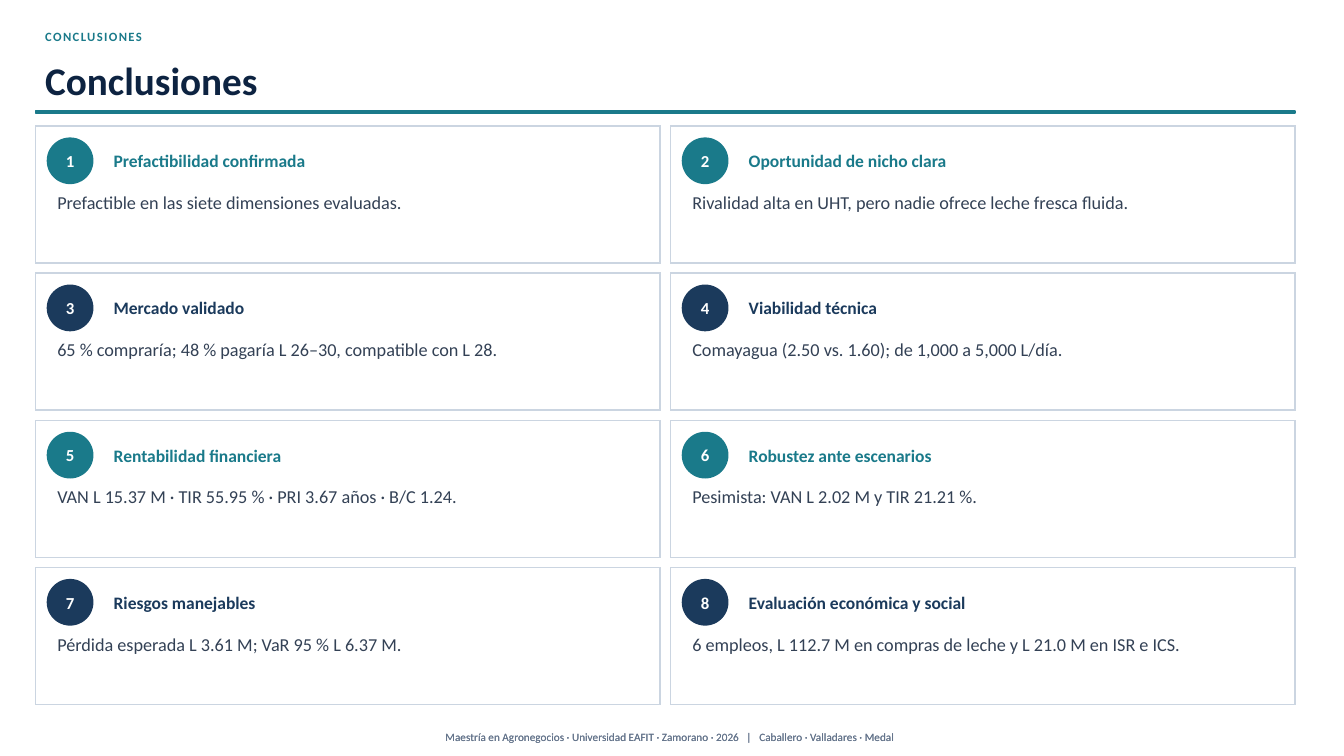
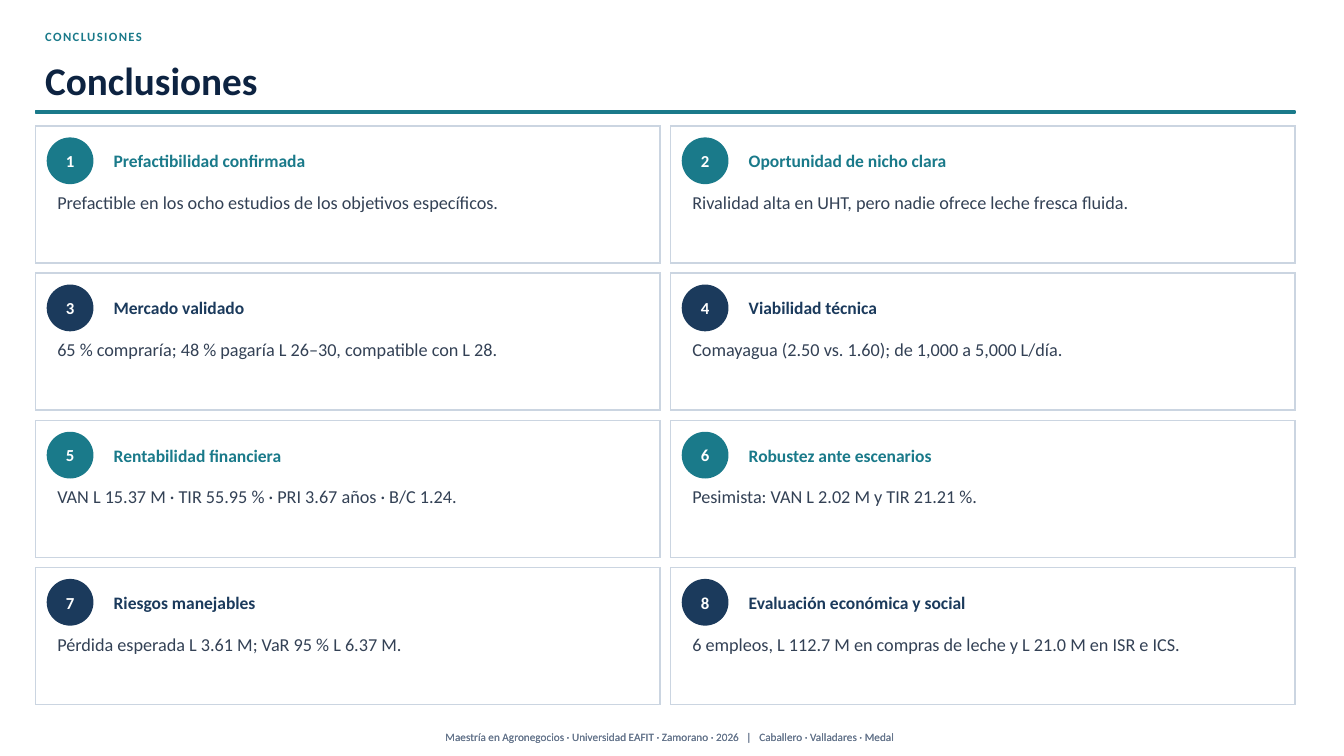
Before and after one commit to modelqdeluxe-ops/ss, a slide deck: slide 32 of Defensa_Tesis_Jaime_Fredy_Horacio_corregida.pptx. Drawn at 1344x756 pixels with LibreOffice and Linux fonts; fonts in the diff are those of the drawing. Boxes give left, top, right and bottom in pixels: in the first picture for what was removed or moved away, otherwise in the second. Text is boxed around its words. In the diff, an @@ line names an element or a change of style, - is before the commit and + after.

```diff
--- a/Defensa_Tesis_Jaime_Fredy_Horacio_corregida.pptx
+++ b/Defensa_Tesis_Jaime_Fredy_Horacio_corregida.pptx
@@ text at (57,196,498,212): text changed @@
-Prefactible en las siete dimensiones evaluadas.
+Prefactible en los ocho estudios de los objetivos específicos.
```
Also in this commit, not shown: 12 other slides changed, 1 other file.
